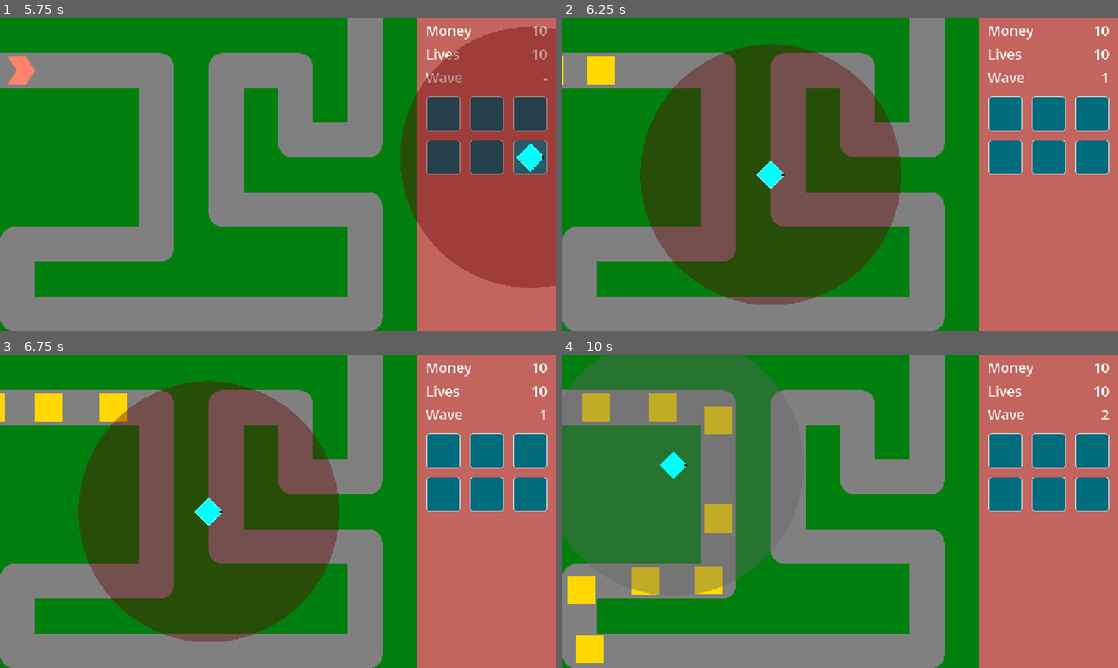
Above: before the commit, frames 1-4 (two rows, left to right).
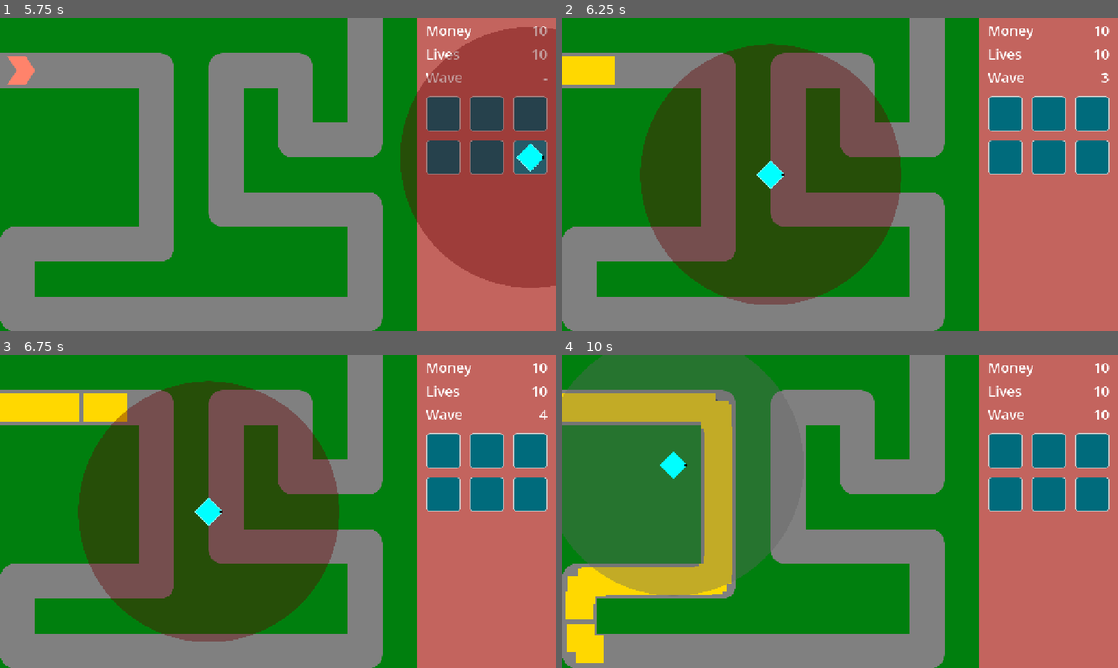
Above: after the commit, the same moments.

Repository: phrasmotica/godot-tower-defence
Game: Godot game, scene res://scenes/game.tscn
Same seed, same stepped clock (60 frames per second), same inputs: the game is played once before the commit and once after it.
Inputs (mouse positions are in pixels of both pictures, inside the frame that each line leads up to):
- Up to frame 1 (5.75 s): click "Play path 0" at 0.5 s; click (444, 115) at 1.25 s; click (489, 115) at 2 s; click (528, 115) at 2.75 s; click (444, 155) at 3.5 s; click (489, 155) at 4.25 s; click (528, 155) at 5 s
- Up to frame 2 (6.25 s): tap Enter (ui_accept) at 5.75, 5.85, 6.02 s; move the mouse to (773, 174) at 5.77 s; hold Shift (fast_forward) from 5.78 s (still down); click (773, 174) at 5.92 s
- Up to frame 3 (6.75 s): tap Enter (ui_accept) at 6.32 s; move the mouse to (205, 511) at 6.52 s; release Shift (fast_forward) at 6.53 s; tap . (next_tower) at 6.6 s; click (205, 511) at 6.67 s
- Up to frame 4 (10 s): tap Enter (ui_accept) at 6.77, 6.8, 7.07, 7.55, 8.1, 8.27, 8.57, 9.02, 9.05, 9.32, 9.77, 9.8 s; move the mouse to (895, 442) at 7.27 s; hold Shift (fast_forward) 7.28-8.78 s; tap , (previous_tower) at 7.35, 9.6 s; move the mouse to (812, 574) at 8.02 s; click (812, 574) at 8.17 s; move the mouse to (1006, 558) at 8.77 s; tap . (next_tower) at 8.85 s; move the mouse to (673, 464) at 9.52 s

Frame 1 is identical in both runs. In frame 2, 0.4% of the frame differs, in the area x 0-99%, y 12-22%; in frame 3, 1.0%; in frame 4, 5.2%, in the area x 0-99%, y 12-95%.

Commit message:
Remove wave manager SENDING state. Count waves internally by index instead of number

Diff:
--- a/resources/waves/wave_collection.gd
+++ b/resources/waves/wave_collection.gd
@@ -1,9 +1,10 @@
 class_name WaveCollection extends Resource
 
-@export var waves: Array[Wave] = []
+@export
+var waves: Array[Wave] = []
 
-func count() -> int:
-    return waves.size()
+func get_wave(index: int) -> Wave:
+	if index < 0 or index >= waves.size():
+		return null
 
-func get_wave(number: int) -> Wave:
-    return waves[number - 1]
+	return waves[index]
--- a/scenes/autoloads/waves_manager/states/waves_manager_state_sending.gd
+++ /dev/null
@@ -1,23 +0,0 @@
-class_name WavesManagerStateSending
-extends WavesManagerState
-
-func _enter_tree() -> void:
-	var wave := _state_data.get_wave()
-
-	send(wave)
-
-func send(wave: Wave) -> void:
-	var spawned_count := 0
-
-	for i in range(wave.spawn_count):
-		var enemy := EnemyManager.spawn_enemy(wave.enemy)
-
-		for e in wave.enhancements:
-			e.act(enemy)
-
-		spawned_count += 1
-
-		if spawned_count < wave.spawn_count:
-			await get_tree().create_timer(1.0 / wave.spawn_frequency).timeout
-
-	transition_state(WavesManager.State.WAITING)
--- a/scenes/autoloads/waves_manager/states/waves_manager_state_waiting.gd
+++ b/scenes/autoloads/waves_manager/states/waves_manager_state_waiting.gd
@@ -8,8 +8,28 @@
 	if Input.is_action_just_pressed("ui_accept"):
 		var next_wave := _waves_manager.next()
 
-		var state_data := WavesManagerStateData \
-			.build() \
-			.with_wave(next_wave)
+		if next_wave != null:
+			send(next_wave)
 
-		transition_state(WavesManager.State.SENDING, state_data)
+func send(wave: Wave) -> void:
+	print("Started sending wave %d" % wave.number)
+
+	if wave.resource_path.length() > 0:
+		print("Using %s resource" % wave.resource_path)
+
+	WaveEvents.emit_wave_sent(wave)
+
+	var spawned_count := 0
+
+	for i in range(wave.spawn_count):
+		var enemy := EnemyManager.spawn_enemy(wave.enemy)
+
+		for e in wave.enhancements:
+			e.act(enemy)
+
+		spawned_count += 1
+
+		if spawned_count < wave.spawn_count:
+			await get_tree().create_timer(1.0 / wave.spawn_frequency).timeout
+
+	print("Finished sending wave %d" % wave.number)
--- a/scenes/autoloads/waves_manager/waves_manager.gd
+++ b/scenes/autoloads/waves_manager/waves_manager.gd
@@ -1,8 +1,8 @@
 extends Node
 
-enum State { DISABLED, WAITING, SENDING }
+enum State { DISABLED, WAITING }
 
-const LAST_WAVE: int = 10
+const LAST_WAVE_INDEX: int = 9
 
 var boss_enemy_scene: PackedScene = preload("res://scenes/enemies/enemy_boss.tscn")
 var enemy_scene: PackedScene = preload("res://scenes/enemies/enemy_1.tscn")
@@ -11,7 +11,7 @@
 var _state_factory := WavesManagerStateFactory.new()
 var _current_state: WavesManagerState = null
 
-var _wave_number := 0
+var _wave_index := -1
 
 func _ready() -> void:
 	GameEvents.game_started.connect(_on_game_events_game_started)
@@ -37,38 +37,33 @@
 	switch_state(State.WAITING)
 
 func next() -> Wave:
-	if _wave_number == 0:
+	if _wave_index == -1:
 		WaveEvents.emit_waves_began()
-
-	_wave_number += 1
 
 	var wave := _get_next()
 	if wave == null:
 		print("No more waves to send!")
 		return null
 
-	print("Sending wave " + str(_wave_number))
-
-	wave.number = _wave_number
-
-	WaveEvents.emit_wave_sent(wave)
-
-	if _wave_number <= wave_collection.count():
-		print("Using " + str(wave.resource_path) + " resource")
+	wave.number = _wave_index + 1
 
 	return wave
 
 func _get_next() -> Wave:
-	if _wave_number >= LAST_WAVE:
+	if _wave_index >= LAST_WAVE_INDEX:
 		return null
 
-	if _wave_number <= wave_collection.count():
-		return wave_collection.get_wave(_wave_number)
+	_wave_index += 1
+
+	var wave_from_collection := wave_collection.get_wave(_wave_index)
+
+	if wave_from_collection != null:
+		return wave_from_collection
 
 	var dummy_wave := Wave.new()
 
-	var is_boss_wave := _wave_number % 5 == 0
+	var is_boss_wave := _wave_index % 5 == 4
 	dummy_wave.enemy = boss_enemy_scene if is_boss_wave else enemy_scene
-	dummy_wave.spawn_count = int(_wave_number / 5.0) if is_boss_wave else _wave_number
+	dummy_wave.spawn_count = int(_wave_index / 5.0) if is_boss_wave else _wave_index
 
 	return dummy_wave
--- a/scenes/autoloads/waves_manager/waves_manager_state_factory.gd
+++ b/scenes/autoloads/waves_manager/waves_manager_state_factory.gd
@@ -6,7 +6,6 @@
 	states = {
 		WavesManager.State.DISABLED: WavesManagerStateDisabled,
 		WavesManager.State.WAITING: WavesManagerStateWaiting,
-		WavesManager.State.SENDING: WavesManagerStateSending,
 	}
 
 func get_fresh_state(state: WavesManager.State) -> WavesManagerState:
Not shown, removed: scenes/autoloads/waves_manager/states/waves_manager_state_sending.gd.uid
